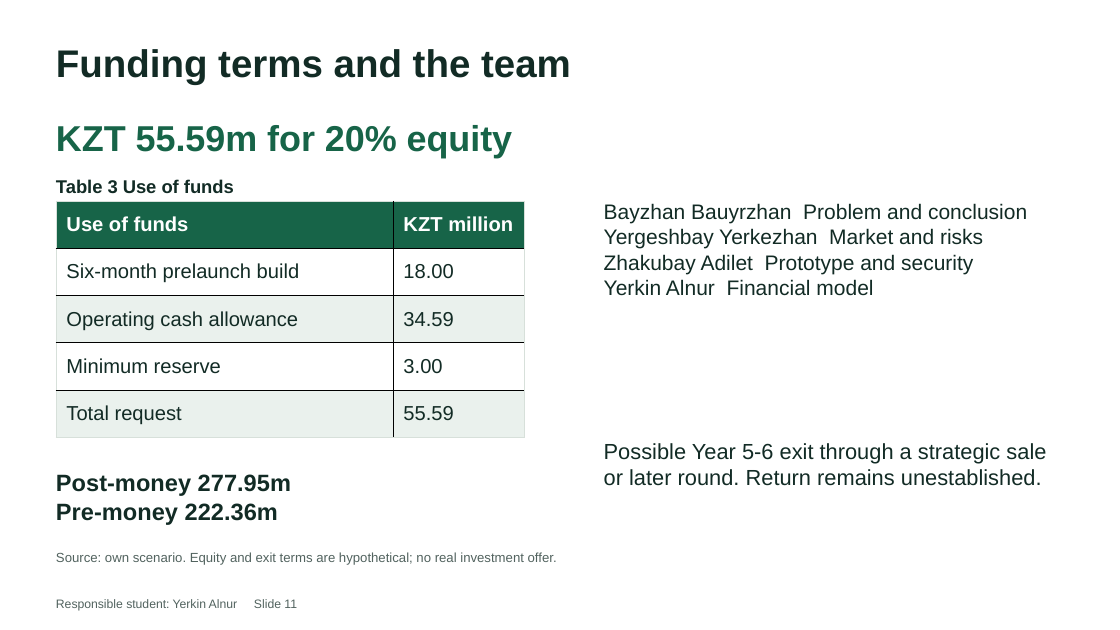
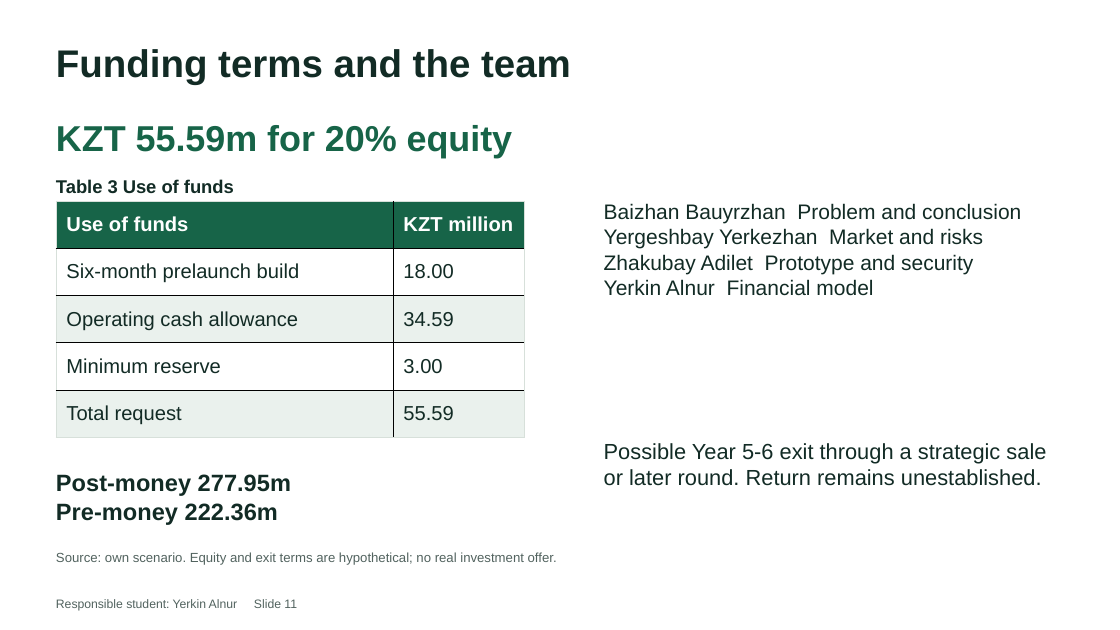
Before and after one commit to janbauyrzhan/AgriChain-Final-Project, a slide deck: slide 11 of deliverables/Team02_FP_Presentation.pptx. Drawn at 1120x630 pixels with LibreOffice and Linux fonts; fonts in the diff are those of the drawing. Boxes give left, top, right and bottom in pixels: in the first picture for what was removed or moved away, otherwise in the second. Text is boxed around its words. In the diff, an @@ line names an element or a change of style, - is before the commit and + after.

Commit message:
Correct Baizhan Bauyrzhan, add Drive demo link and remove extra submission materials

```diff
--- a/deliverables/Team02_FP_Presentation.pptx
+++ b/deliverables/Team02_FP_Presentation.pptx
@@ text at (x1=604, y1=203, x2=1021, y2=224): text changed @@
-Bayzhan Bauyrzhan Problem and conclusion
+Baizhan Bauyrzhan Problem and conclusion
```
Also in this commit, not shown: 6 other slides changed, 13 other files.
